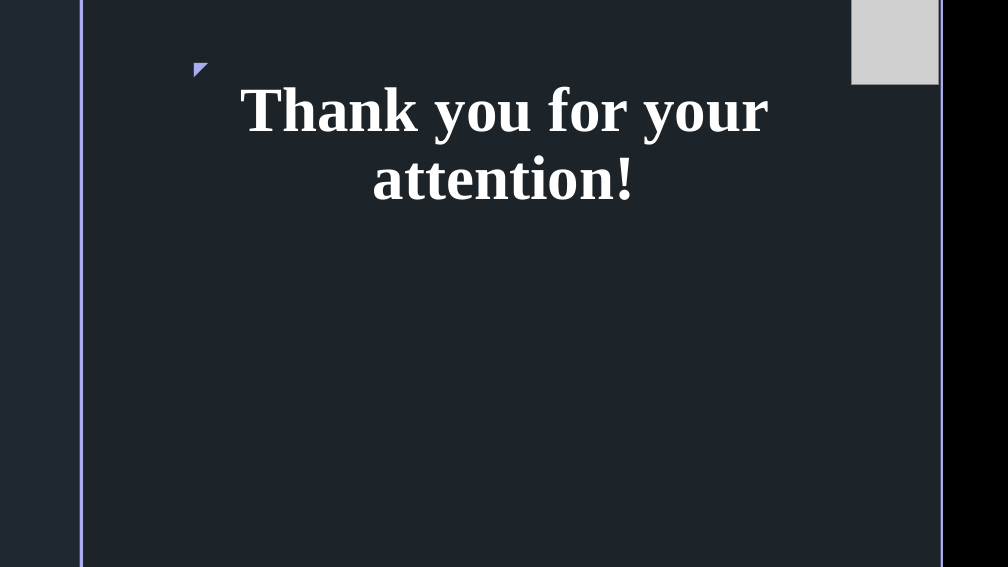
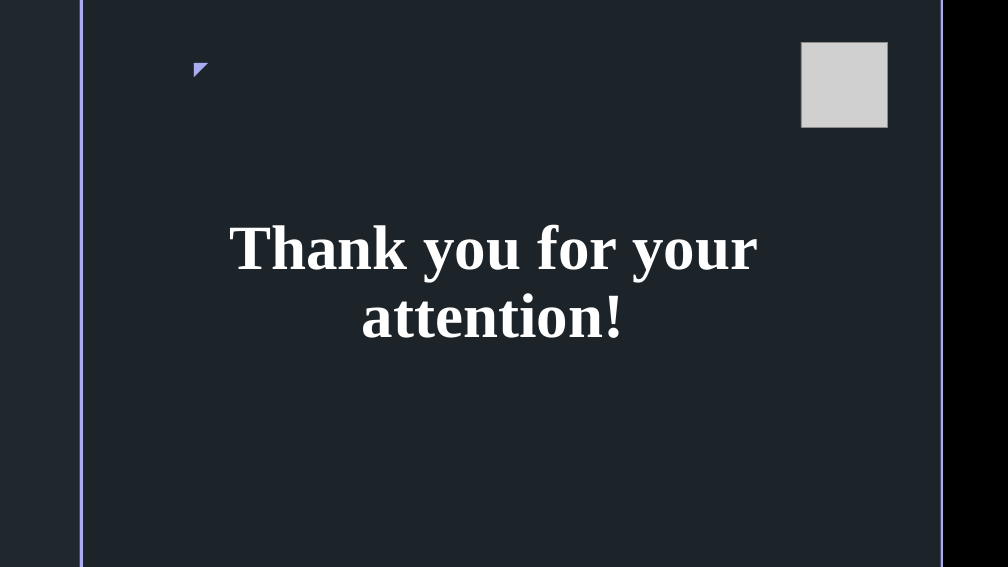
Before and after one commit to MIKafedzhiev20/Location-Finders, a slide deck: slide 6 of Presentation and Documentation/Location Finders Presentation.pptx. Drawn at 1008x567 pixels with LibreOffice and Linux fonts; fonts in the diff are those of the drawing; grey boxes stand for pictures; background and template pictures are left out. Boxes give left, top, right and bottom in pixels: in the first picture for what was removed or moved away, otherwise in the second. Text is boxed around its words. In the diff, an @@ line names an element or a change of style, - is before the commit and + after.

Commit message:
Update Presentation.
Add some new pictures in the presentation.

```diff
--- a/Presentation and Documentation/Location Finders Presentation.pptx
+++ b/Presentation and Documentation/Location Finders Presentation.pptx
@@ picture: place and size @@
-picture at [851, 0, 938, 85]
+picture at [802, 42, 889, 127]
@@ title "Thank you for your attention!": place and size @@
-title "Thank you for your attention!" at [240, 86, 769, 200]
+title "Thank you for your attention!" at [229, 224, 758, 338]
```
Also in this commit, not shown: 4 other slides changed.
